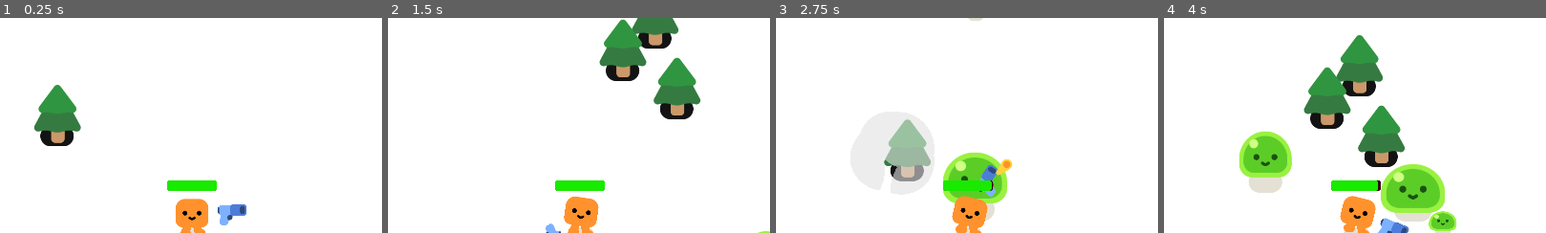
Above: before the commit, frames 1-4 (left to right).
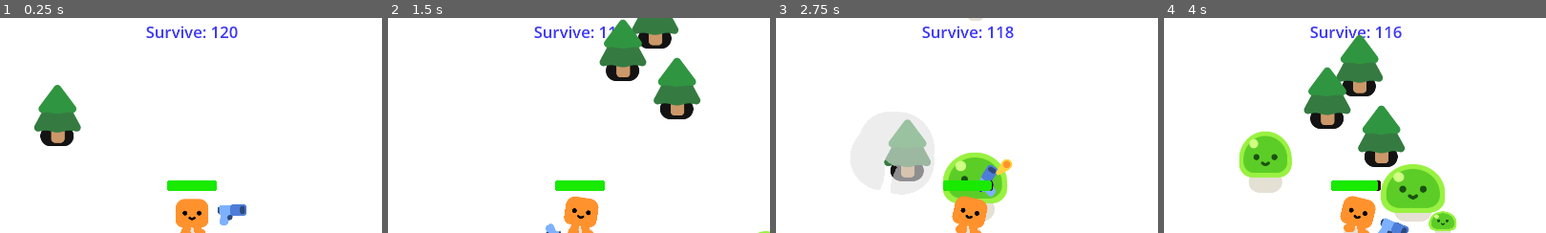
Above: after the commit, the same moments.

Repository: Greninja56/SurvivorGame
Game: Godot game, scene res://survivors_game.tscn
Same seed, same stepped clock (60 frames per second), same inputs: the game is played once before the commit and once after it.
Inputs:
- Up to frame 1 (0.25 s): no input
- Up to frame 2 (1.5 s): hold D (move_right) 0.53-1.28 s; hold S (move_down) from 1.28 s (still down)
- Up to frame 3 (2.75 s): release S (move_down) at 2.03 s; hold D (move_right) from 2.03 s (still down)
- Up to frame 4 (4 s): release D (move_right) at 2.78 s; hold W (move_up) 2.78-3.53 s; hold A (move_left) from 3.53 s (still down)
The pictures show only the part of the screen within x 25-75%, y 4-54%; the shares and areas given below are measured in that part.

The runs differ from the first frame. In frame 1, 0.5% of the frame differs, in the area x 38-63%, y 3-10%; in frame 2, 0.4%; in frame 3, 0.5%; in frame 4, 0.5%.

Commit message:
added a win condition
added a timer which counts down, upon reaching 0, player wins and a win screen is shown

Diff:
--- a/2d-project-assets/survivors_game.gd
+++ b/2d-project-assets/survivors_game.gd
@@ -1,6 +1,10 @@
 extends Node2D
 
+var time_left = 120
 
+func _ready():
+	%Countdown.text = "Survive: " + str(time_left)
+	%WinTimer.start()
 
 func spawn_mob():
 	var new_mob = preload("res://mob.tscn").instantiate()
@@ -17,3 +21,11 @@
 func _on_player_health_depleted() -> void:
 	%GameOver.visible = true
 	get_tree().paused = true
+
+
+func _on_win_timer_timeout() -> void:
+	time_left -= 1
+	%Countdown.text = "Survive: " + str(time_left)
+	if time_left <= 0:
+		%Victory.visible = true
+		get_tree().paused = true
--- a/2d-project-assets/survivors_game.tscn
+++ b/2d-project-assets/survivors_game.tscn
@@ -20,6 +20,22 @@
 [node name="ColorRect" type="ColorRect" parent="CanvasLayer" unique_id=1159873586]
 offset_right = 1933.0
 offset_bottom = 1104.0
+
+[node name="Countdown" type="Label" parent="CanvasLayer" unique_id=777393956]
+unique_name_in_owner = true
+anchors_preset = 5
+anchor_left = 0.5
+anchor_right = 0.5
+offset_left = -145.5
+offset_right = 145.5
+offset_bottom = 161.0
+grow_horizontal = 2
+theme_override_colors/font_color = Color(0.23921569, 0.21960784, 0.9647059, 1)
+theme_override_font_sizes/font_size = 40
+text = "whats good
+"
+horizontal_alignment = 1
+vertical_alignment = 1
 
 [node name="Player" parent="." unique_id=386298152 instance=ExtResource("1_3cish")]
 position = Vector2(929, 495)
@@ -92,5 +108,37 @@
 theme_override_font_sizes/font_size = 175
 text = "Game Over"
 
+[node name="Victory" type="CanvasLayer" parent="." unique_id=2071942458]
+unique_name_in_owner = true
+visible = false
+
+[node name="ColorRect" type="ColorRect" parent="Victory" unique_id=1535668026]
+anchors_preset = 15
+anchor_right = 1.0
+anchor_bottom = 1.0
+grow_horizontal = 2
+grow_vertical = 2
+color = Color(0, 0, 0, 0.49803922)
+
+[node name="Label" type="Label" parent="Victory/ColorRect" unique_id=1519533322]
+layout_mode = 1
+anchors_preset = 8
+anchor_left = 0.5
+anchor_top = 0.5
+anchor_right = 0.5
+anchor_bottom = 0.5
+offset_left = -43.5
+offset_top = -11.5
+offset_right = 43.5
+offset_bottom = 11.5
+grow_horizontal = 2
+grow_vertical = 2
+theme_override_font_sizes/font_size = 175
+text = "You Win!"
+
+[node name="WinTimer" type="Timer" parent="." unique_id=1783993796]
+unique_name_in_owner = true
+
 [connection signal="health_depleted" from="Player" to="." method="_on_player_health_depleted"]
 [connection signal="timeout" from="Timer" to="." method="_on_timer_timeout"]
+[connection signal="timeout" from="WinTimer" to="." method="_on_win_timer_timeout"]
